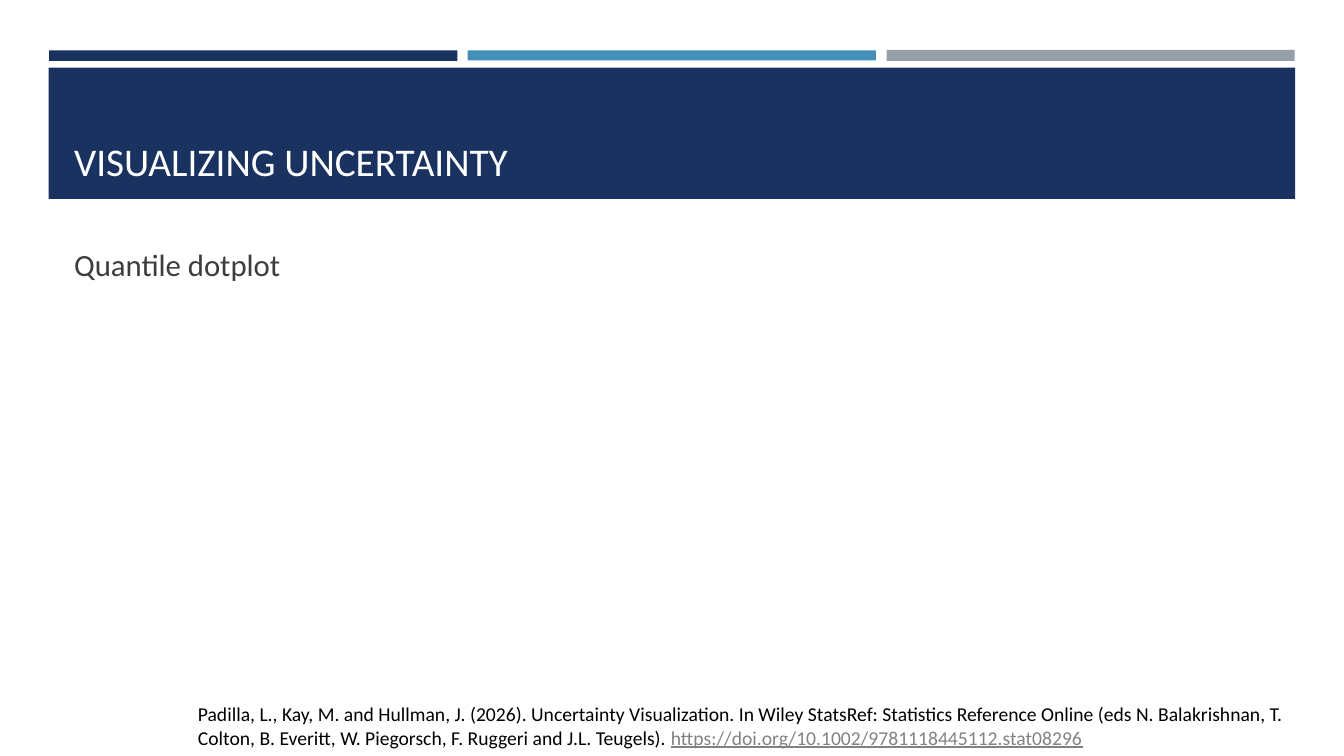
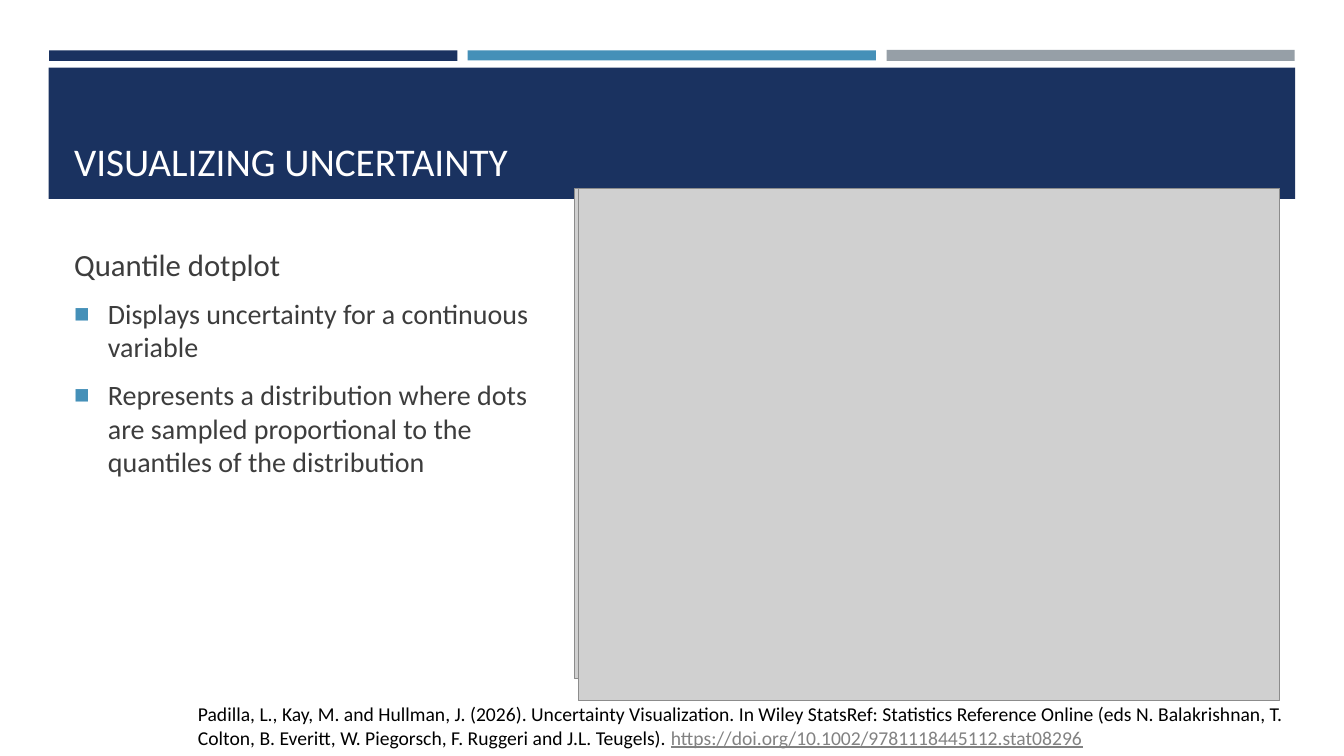
Before and after one commit to amosca01/SDS-CSC235, a slide deck: slide 10 of slides/11-uncertainty-bias.pptx. Drawn at 1344x756 pixels with LibreOffice and Linux fonts; fonts in the diff are those of the drawing; grey boxes stand for pictures. Boxes give left, top, right and bottom in pixels: in the first picture for what was removed or moved away, otherwise in the second. Text is boxed around its words. In the diff, an @@ line names an element or a change of style, - is before the commit and + after.

```diff
--- a/slides/11-uncertainty-bias.pptx
+++ b/slides/11-uncertainty-bias.pptx
@@ picture added at [575,189,1280,679] @@
@@ picture added at [579,189,1280,701] @@
@@ text at [108,304,528,477]: paragraphs added @@
+■ Displays uncertainty for a continuous variable
+■ Represents a distribution where dots are sampled proportional to the quantiles of the distribution
```
Also in this commit, not shown: 5 other slides changed, 6 other files.
